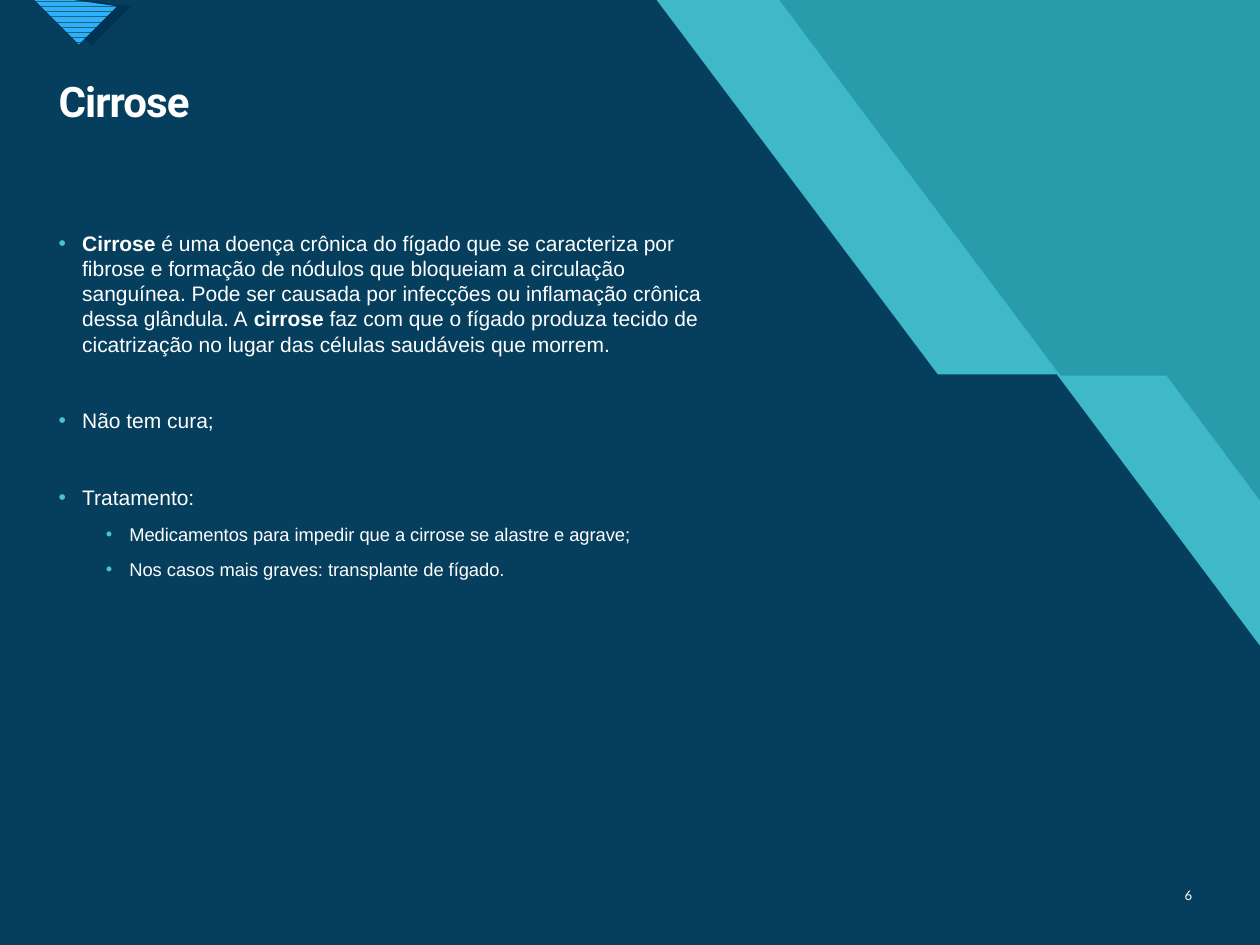
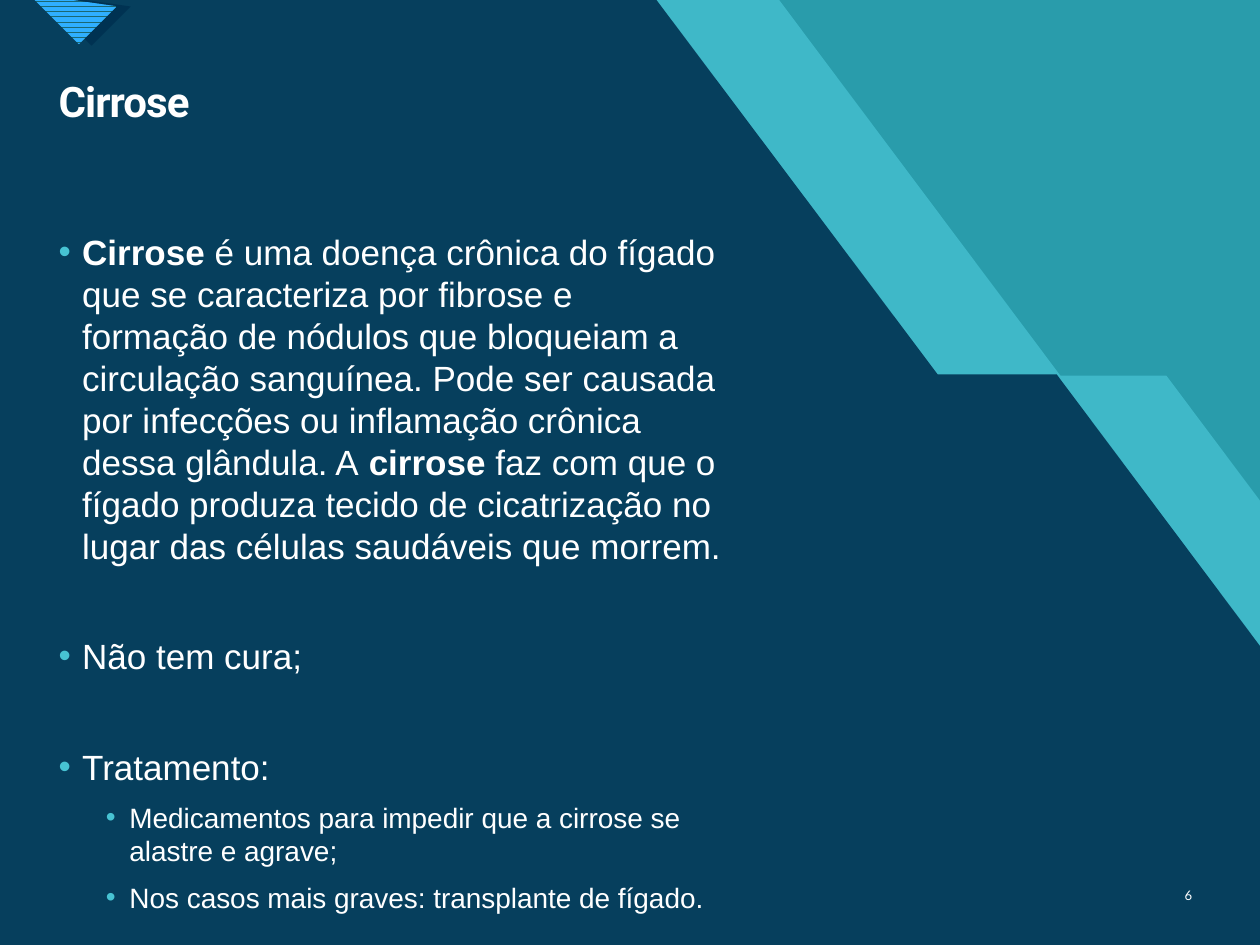
Before and after one commit to adrialmaia/AnaliseExploratoriaDados, a slide deck: slide 6 of ApresentaçãoAED_ AC5e6.pptx. Drawn at 1260x945 pixels with LibreOffice and Linux fonts; fonts in the diff are those of the drawing. Boxes give left, top, right and bottom in pixels: in the first picture for what was removed or moved away, otherwise in the second. Text is boxed around its words. In the diff, an @@ line names an element or a change of style, - is before the commit and + after.

```diff
--- a/ApresentaçãoAED_ AC5e6.pptx
+++ b/ApresentaçãoAED_ AC5e6.pptx
@@ text "Cirrose é uma doença crônica ..." at box(82, 239, 720, 913): size 12 to 20 pt in "Cirrose é uma doença crônica do fígado ...", "Não tem cura;", "Tratamento:"; size 10.5 to 16 pt in "Medicamentos para impedir que a cirrose se ...", "Nos casos mais graves: transplante de fígado." @@
```
Also in this commit, not shown: 5 other slides changed, 2 slides removed.
